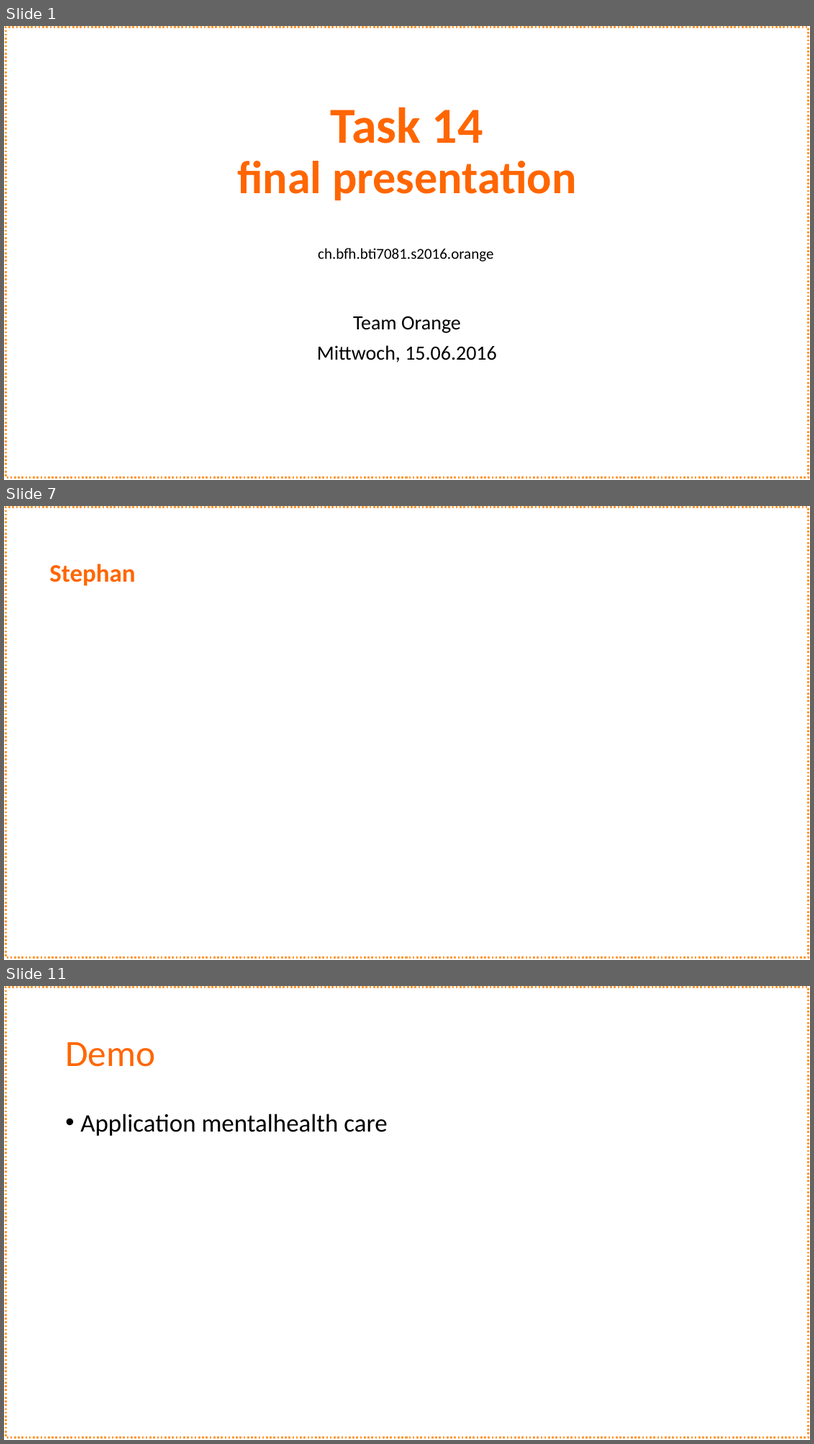
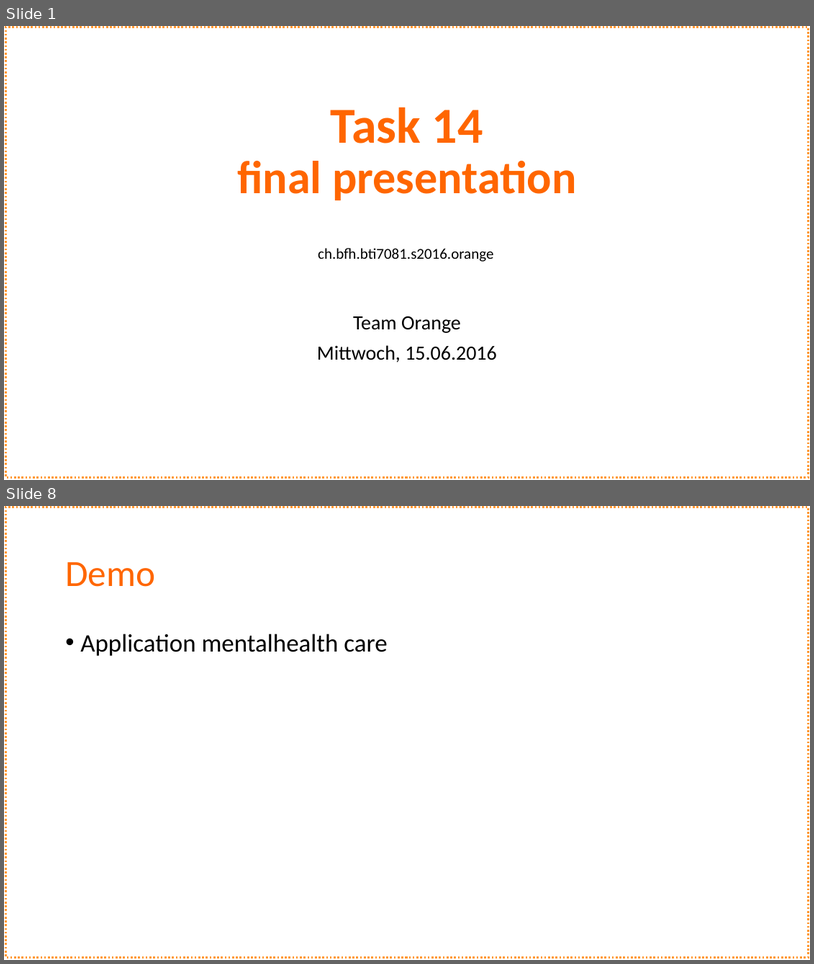
Before and after one commit to schne5/ch.bfh.bti7081.s2016.orange, a slide deck: doc/Task14/Task 14_orange.pptx. Shown one above the other, each under a label of ours: slides 1, 7 and 11 before the commit, slides 1 and 8 after it; the slides between them are not shown. The pictures are 814x1444 and 814x964 pixels, drawn with LibreOffice and Linux fonts; fonts in the diff are those of the drawing. Boxes give left, top, right and bottom in pixels: in the first picture for what was removed or moved away, otherwise in the second. Text is boxed around its words. In the diff, an @@ line names an element or a change of style, - is before the commit and + after.

```diff
--- a/doc/Task14/Task 14_orange.pptx
+++ b/doc/Task14/Task 14_orange.pptx
@@ slide 7 removed at (4, 506, 810, 960), background #FFFFFF; not listed: 1 template element that a slide beside it also shows @@
@@ title removed at (49, 564, 135, 586) @@
-Stephan
@@ rectangle removed at (257, 592, 282, 602) @@
@@ rectangle removed at (262, 607, 267, 851) @@
@@ rectangle removed at (263, 618, 268, 862) @@
@@ rectangle removed at (260, 676, 265, 920) @@
@@ rectangle removed at (147, 936, 157, 948) @@
@@ rectangle removed at (257, 928, 267, 936) @@
@@ rectangle removed at (257, 924, 267, 932) @@
@@ what was slide 11 is now slide 8 @@
```
Also in this commit, not shown: 5 slides changed, 1 slide added, 3 other slides removed, 1 other file.
